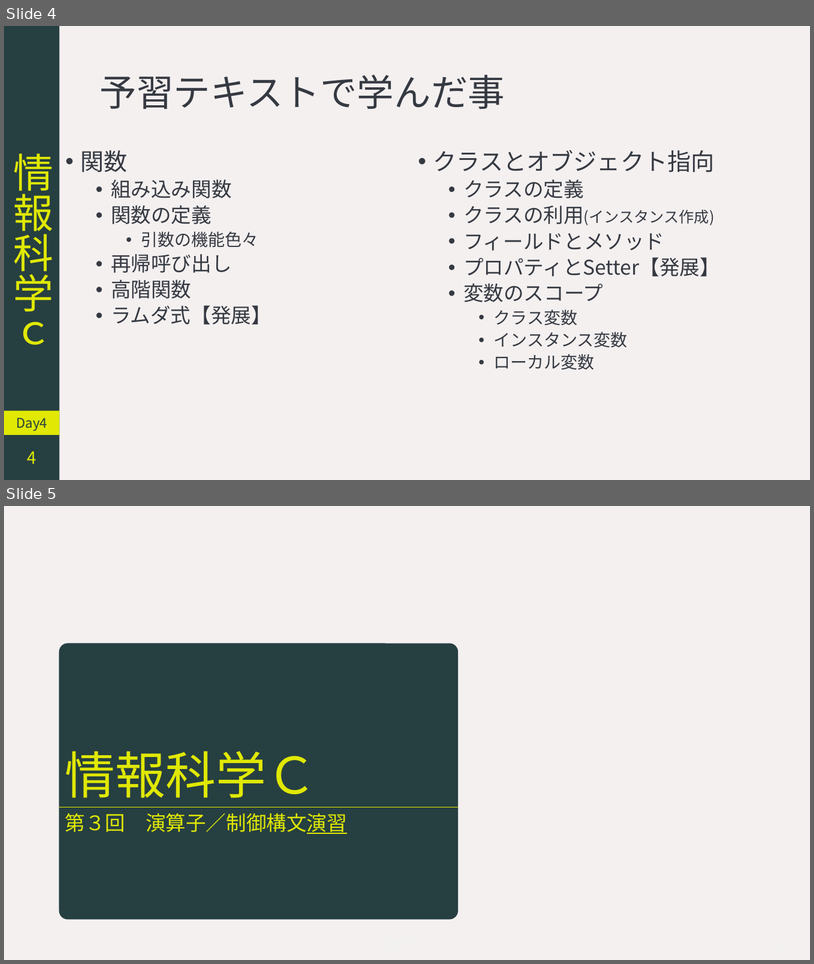
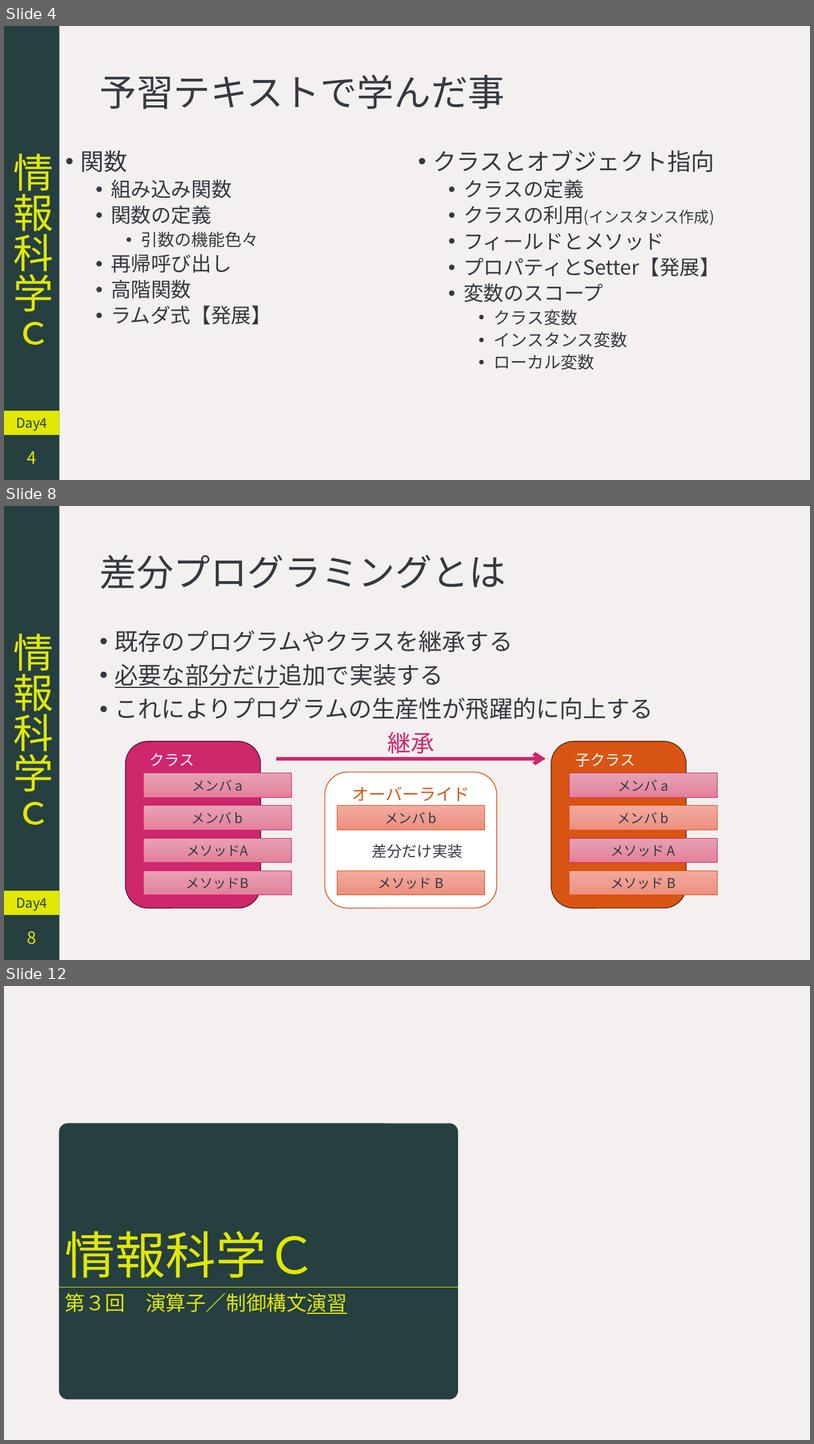
Before and after one commit to YokoyamaLab/PythonBasics, a slide deck: slides/computerScience_day4.pptx. Shown one above the other, each under a label of ours: slides 4 and 5 before the commit, slides 4, 8 and 12 after it; the slides between them are not shown. The pictures are 814x964 and 814x1444 pixels, drawn with LibreOffice and Linux fonts; fonts in the diff are those of the drawing. Boxes give left, top, right and bottom in pixels: in the first picture for what was removed or moved away, otherwise in the second. Text is boxed around its words. In the diff, an @@ line names an element or a change of style, - is before the commit and + after.

```diff
--- a/slides/computerScience_day4.pptx
+++ b/slides/computerScience_day4.pptx
@@ slide 8 added at <box>4,506,810,960</box>, background #F4F0F0 @@
@@ rectangle added at <box>4,506,60,960</box>, fill #263F41, 48 pt, text #E0E804 @@
+情報科学ｃ
@@ title added at <box>99,555,506,589</box>, 44 pt, text #353941 @@
+差分プログラミングとは
@@ text added at <box>115,630,654,719</box>, 28 pt, text #353941 @@
+• 既存のプログラムやクラスを継承する
+• 必要な部分だけ追加で実装する
+• これによりプログラムの生産性が飛躍的に向上する
@@ text added at <box>387,732,434,758</box>, 28 pt, text #CE276C @@
+継承
@@ rounded rectangle added at <box>126,741,260,908</box>, fill #CE276C, outline #5A112F 1 pt @@
@@ text added at <box>149,753,194,766</box>, 18 pt, text #FFFFFF @@
+クラス
@@ rounded rectangle added at <box>551,741,686,908</box>, fill #D85514, outline #5F2509 1 pt @@
@@ text added at <box>575,753,635,766</box>, 18 pt, text #FFFFFF @@
+子クラス
@@ rectangle added at <box>144,773,292,797</box>, fill gradient #E9A1B4 to #E493A8 to #E57E9A, outline #CE276C 0.5 pt, 16 pt, text #353941 @@
+メンバ a
@@ arrow added from (276, 758) to (546, 758), #CE276C 4.5 pt @@
@@ rounded rectangle added at <box>325,772,497,908</box>, fill #FFFFFF, outline #D85514 1 pt @@
@@ rectangle added at <box>570,773,718,797</box>, fill gradient #E9A1B4 to #E493A8 to #E57E9A, outline #CE276C 0.5 pt, 16 pt, text #353941 @@
+メンバ a
@@ text added at <box>352,786,470,801</box>, 20 pt, text #D85514 @@
+オーバーライド
@@ rectangle added at <box>144,805,292,829</box>, fill gradient #E9A1B4 to #E493A8 to #E57E9A, outline #CE276C 0.5 pt, 16 pt, text #353941 @@
+メンバ b
@@ rectangle added at <box>338,805,486,829</box>, fill gradient #F4AA9E to #ED9E91 to #F08D7C, outline #D85514 0.5 pt, 16 pt, text #353941 @@
+メンバ b
@@ rectangle added at <box>570,805,718,829</box>, fill gradient #F4AA9E to #ED9E91 to #F08D7C, outline #D85514 0.5 pt, 16 pt, text #353941 @@
+メンバ b
@@ rectangle added at <box>144,838,292,862</box>, fill gradient #E9A1B4 to #E493A8 to #E57E9A, outline #CE276C 0.5 pt, 16 pt, text #353941 @@
+メソッドA
@@ text added at <box>372,844,462,858</box>, 18 pt, text #353941 @@
+差分だけ実装
@@ rectangle added at <box>570,838,718,862</box>, fill gradient #E9A1B4 to #E493A8 to #E57E9A, outline #CE276C 0.5 pt, 16 pt, text #353941 @@
+メソッド A
@@ rectangle added at <box>144,870,292,894</box>, fill gradient #E9A1B4 to #E493A8 to #E57E9A, outline #CE276C 0.5 pt, 16 pt, text #353941 @@
+メソッドB
@@ rectangle added at <box>338,870,486,894</box>, fill gradient #F4AA9E to #ED9E91 to #F08D7C, outline #D85514 0.5 pt, 16 pt, text #353941 @@
+メソッド B
@@ rectangle added at <box>570,870,718,894</box>, fill gradient #F4AA9E to #ED9E91 to #F08D7C, outline #D85514 0.5 pt, 16 pt, text #353941 @@
+メソッド B
@@ rectangle added at <box>4,891,60,915</box>, fill #E0E804, 16 pt, text #263F41 @@
+Day4
@@ page number added at <box>27,931,36,944</box>, 20 pt, text #E0E804 @@
+8
@@ what was slide 5 is now slide 12 @@
```
Also in this commit, not shown: 5 slides changed, 6 other slides added, 2 other files.
